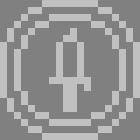
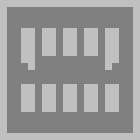
Revision of a layered w=140, h=140 image; what changed, layer by layer:
hid "New Layer#8" over (x1=49, y1=28, x2=91, y2=112)
hid "Discs" over (x1=0, y1=0, x2=140, y2=140)
added layer "New Layer#10" (50%) above "New Layer#9" over (x1=21, y1=28, x2=119, y2=112)
showed "Passive" over (x1=0, y1=0, x2=140, y2=140)
